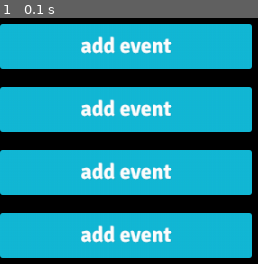
Above: before the commit, frame 1.
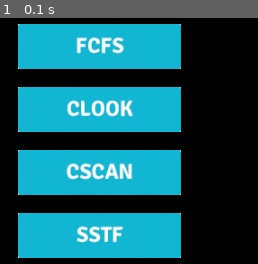
Above: after the commit, the same moment.

Repository: farfanoide/simuladorHDD
Game: pygame game, started from testppal.py
Same seed, same stepped clock (60 frames per second), same inputs: the game is played once before the commit and once after it. The source is Python 2; it was converted automatically to run under Python 3.
Inputs:
- Up to frame 1 (0.1 s): no input

The runs differ from the first frame. In frame 1, 33% of the frame differs, in the area x 0-98%, y 2-98%.

Commit message:
base_gui refactored

Diff:
--- a/classTest.py
+++ b/classTest.py
@@ -18,38 +18,38 @@
 
 Screen1 = OpenningScreen(screen,gray)
 lote = Simulator()
-button7 = SetUpButton(lote, (10,10),"random_list", "gui/img/LOOK.jpg")
-screen.blit(button7.img, button7.pos)
+# button7 = SetUpButton(lote, (10,10),"random_list", "gui/img/LOOK.jpg")
+# screen.blit(button7.img, button7.pos)
 
 ############## Prueba algoritmos.
 # # botones
 # #--------
 # lote = Simulator()
-# lote.random_list(15)
-# lote.add_random_pf(5)
-# button = BaseButton(lote, (10,10), "executeLOOK", "gui/img/LOOK.jpg")
-# button2 = BaseButton(lote, (10,70), "executeCLOOK","gui/img/CLOOK.jpg")
-# button3 = BaseButton(lote, (10,130), "executeCSCAN","gui/img/CSCAN.jpg")
-# button4 = BaseButton(lote, (10,190), "executeSCAN","gui/img/SCAN.jpg")
-# button5 = BaseButton(lote, (10,250), "executeFCFS","gui/img/FCFS.jpg")
-# button6 = BaseButton(lote, (10,310), "executeSSTF","gui/img/SSTF.jpg")
+lote.random_list(15)
+lote.add_random_pf(5)
+button = BaseButton(lote, (10,10), "executeLOOK", "gui/img/LOOK.jpg")
+button2 = BaseButton(lote, (10,70), "executeCLOOK","gui/img/CLOOK.jpg")
+button3 = BaseButton(lote, (10,130), "executeCSCAN","gui/img/CSCAN.jpg")
+button4 = BaseButton(lote, (10,190), "executeSCAN","gui/img/SCAN.jpg")
+button5 = BaseButton(lote, (10,250), "executeFCFS","gui/img/FCFS.jpg")
+button6 = BaseButton(lote, (10,310), "executeSSTF","gui/img/SSTF.jpg")
 
 buttons = []
-# buttons.append(button)
-# buttons.append(button2)
-# buttons.append(button3)
-# buttons.append(button4)
-# buttons.append(button5)
-# buttons.append(button6)
-buttons.append(button7)
-# #creamos superficie grafico
-# g = ScreenAlgorithms((1024,702),black,loteg = ScreenAlgorithms((1024,702),black,lote))
-# screen.blit(button.img, button.pos)
-# screen.blit(button2.img, button2.pos)
-# screen.blit(button3.img, button3.pos)
-# screen.blit(button4.img, button4.pos)
-# screen.blit(button5.img, button5.pos)
-# screen.blit(button6.img, button6.pos)
+buttons.append(button)
+buttons.append(button2)
+buttons.append(button3)
+buttons.append(button4)
+buttons.append(button5)
+buttons.append(button6)
+# buttons.append(button7)
+# creamos superficie grafico
+g = ScreenAlgorithms((1024,702),black,loteg = ScreenAlgorithms((1024,702),black,lote))
+screen.blit(button.img, button.pos)
+screen.blit(button2.img, button2.pos)
+screen.blit(button3.img, button3.pos)
+screen.blit(button4.img, button4.pos)
+screen.blit(button5.img, button5.pos)
+screen.blit(button6.img, button6.pos)
 
 clock = pygame.time.Clock()
 pygame.display.flip()
@@ -64,8 +64,8 @@
           pos = pygame.mouse.get_pos()
           for button in buttons:
               if button.clicked(pos):
-                # g.print_canvas()
-                #g.graphic.graphic_sfc.blit(g.graphic.canvas_sfc,(0,0))
+                g.print_canvas()
+                g.graphic.graphic_sfc.blit(g.graphic.canvas_sfc,(0,0))
                 results = button.executeAction()
                 print results[2]
                 reqs = results[0][0]
--- a/gui/base_gui.py
+++ b/gui/base_gui.py
@@ -3,25 +3,22 @@
 import pygame
 from pygame.locals import *
 
-class BaseGui(object):
+class BaseGui(pygame.surface.Surface):
 
 
     _bkg_colour = (0,0,0)
 
-    def __init__(self, base_sfc, rect, padding=(0,0,0,0), color=_bkg_colour):
+    def __init__(self, base_sfc, rect, padding=(0, 0, 0, 0), color=_bkg_colour):
         print rect
-        self.start_x  = rect[0]
-        self.start_y  = rect[1]
-        self.width    = rect[2]
-        self.height   = rect[3]
-        self.rect     = rect
+        super(BaseGui, self).__init__((rect[2], rect[3]))
+        self.rect     = self.get_rect()
+        self.rect.x   = rect[0]
+        self.rect.y   = rect[1]
         self.base_sfc = base_sfc
         self.padding  = padding
         self.elements = []
-        self.sfc = pygame.Surface((self.width, self.height))
-        # self.sfc.fill(color)
-        self.base_sfc.blit(self.sfc, rect)
-        pygame.display.update(self.sfc.get_rect())
+        self.base_sfc.blit(self, self.rect)
+        pygame.display.update(self.rect)
 
     def initiate_elements(self):
         pass
@@ -30,7 +27,7 @@
         if (self.elements):
             for e in self.elements:
                 e.update_sfc()
-        self.base_sfc.blit(self.sfc, (self.start_x, self.start_y))
+        self.base_sfc.blit(self, (self.rect.x, self.rect.y))
         pygame.display.update(self.base_sfc.get_rect())
 
 
@@ -39,12 +36,14 @@
     """docstring for Button"""
 
 
-    def __init__(self, base_sfc, action="", img=""):
+    def __init__(self, base_sfc, action="", simulator="", img=""):
+        self.img = pygame.image.load(img)
         self.action = action
-        self.img    = pygame.image.load(img)
-        rect        = self.img.get_rect()
-        # BaseGui.__init__(self, base_sfc, rect)
-        super(Button, self).__init__(base_sfc, rect)
+        self.simulator = simulator
+        super(Button, self).__init__(base_sfc, self.img.get_rect())
+
+    def update_sfc(self):
+        self.base_sfc.blit(self.img, (self.rect.x, self.rect.y))
 
     def clicked(self, pos):
         if self.rect.collidepoint(pos):
@@ -52,9 +51,12 @@
         else:
             return False
 
-    def update_sfc(self):
-        self.base_sfc.blit(self.img, (self.start_x, self.start_y))
-        pygame.display.update(self.base_sfc.get_rect())
+    def executeAction(self):
+        action = getattr(self.simulator, self.action)
+        if action:
+            return action()
+        else:
+            print "no action defined"
 
 class Menu(BaseGui):
 
@@ -65,30 +67,25 @@
         self.populate_sfc(axis)
         self.update_sfc()
 
-
-    # def instantiate_buttons(self, buttons):
     def initiate_elements(self, buttons):
         for button in buttons:
-            b = Button(self.sfc, button['action'], button['img'])
+            b = Button(self, button['action'], button['simulator'], button['img'])
             self.elements.append(b)
 
     def populate_sfc(self, axis=True, step=20):
-        # self.instantiate_buttons(buttons)
         # axis = True  -> x
         # axis = False -> y
         padding = step
         if axis:
             for button in self.elements:
-                button.start_x = padding
-                button.start_y = 0
-                # button.update_sfc()
-                padding += button.img.get_width()+step
+                button.rect.x = padding
+                button.rect.y = step
+                padding += button.get_width()+step
         else:
             for button in self.elements:
-                button.start_x = 0
-                button.start_y = padding
-                # button.update_sfc()
-                padding += button.img.get_height()+step
+                button.rect.x = step
+                button.rect.y = padding
+                padding += button.get_height()+step
 
 
 class Screen(BaseGui):
@@ -99,3 +96,13 @@
         super(Screen, self).__init__(base_sfc, rect, color)
         self.elements = elements
         self.selected = True
+
+    def showScreen(self):
+        self.screen.fill(self.bkg_colour)
+        for button in self.buttons:
+            self.screen.blit(button.img, button.pos)
+        pygame.display.update()
+
+    def switchSelect(self):
+        self.screen.fill(self.bkg_colour)
+        self.selected = not self.selected
--- a/testppal.py
+++ b/testppal.py
@@ -1,25 +1,45 @@
-import os,sys,pygame
+import os
+import sys
+import pygame
 from pygame.locals import *
 from gui.guiclasses import *
 from simulator import Simulator
 from gui.screen_algorithms import *
 from gui.base_gui import *
+
+# ----------
+# variables
+# ----------
 screen_size = (1000, 640)
-red   = (255,0,0)
-green = (0,255,0)
-blue  = (0,0,255)
-white = (255,255,255)
-black = (0,0,0)
+red = (255, 0, 0)
+green = (0, 255, 0)
+blue = (0, 0, 255)
+white = (255, 255, 255)
+black = (0, 0, 0)
 clock = pygame.time.Clock()
-butt_list=[{'action':'esta', 'img':"gui/img/button.png"},{'action':'otra', 'img':"gui/img/button.png"},{'action':'miraqloco', 'img':"gui/img/button.png"},{'action':'otrama', 'img':"gui/img/button.png"}]
+sim = Simulator()
+sim.random_list(15)
+sim.add_random_pf(5)
+buttons = [
+            {'simulator': sim, 'action': 'executeFCFS', 'img': "gui/img/FCFS.jpg"},
+            {'simulator': sim, 'action': 'executeCLOOK', 'img': "gui/img/CLOOK.jpg"},
+            {'simulator': sim, 'action': 'executeCSCAN', 'img': "gui/img/CSCAN.jpg"},
+            {'simulator': sim, 'action': 'executeSSTF', 'img': "gui/img/SSTF.jpg"}
+          ]
+
+# ----------
+# main
+# ----------
 
 pygame.init()
 s = pygame.display.set_mode(screen_size)
-mrect = (0, 0, s.get_width()/3, s.get_height())
-m = Menu(s, mrect, white, butt_list, False)
+mrect = (0, 0, s.get_width() / 3, s.get_height())
+m = Menu(s, mrect, white, buttons, False)
 pygame.display.flip()
 
-
+# ----------
+# pygame loop
+# ----------
 run = True
 while run:
     clock.tick(30)
@@ -28,11 +48,11 @@
             pos = pygame.mouse.get_pos()
             for button in m.elements:
                 if button.clicked(pos):
-                    print button.action
+                    print button.executeAction()
         if event.type == pygame.QUIT:
             run = False
-        #faster dubugging
+        # faster dubugging
         if event.type == pygame.KEYDOWN and event.key == pygame.K_ESCAPE:
             run = False
 pygame.quit()
-sys.exit(),
+sys.exit()
